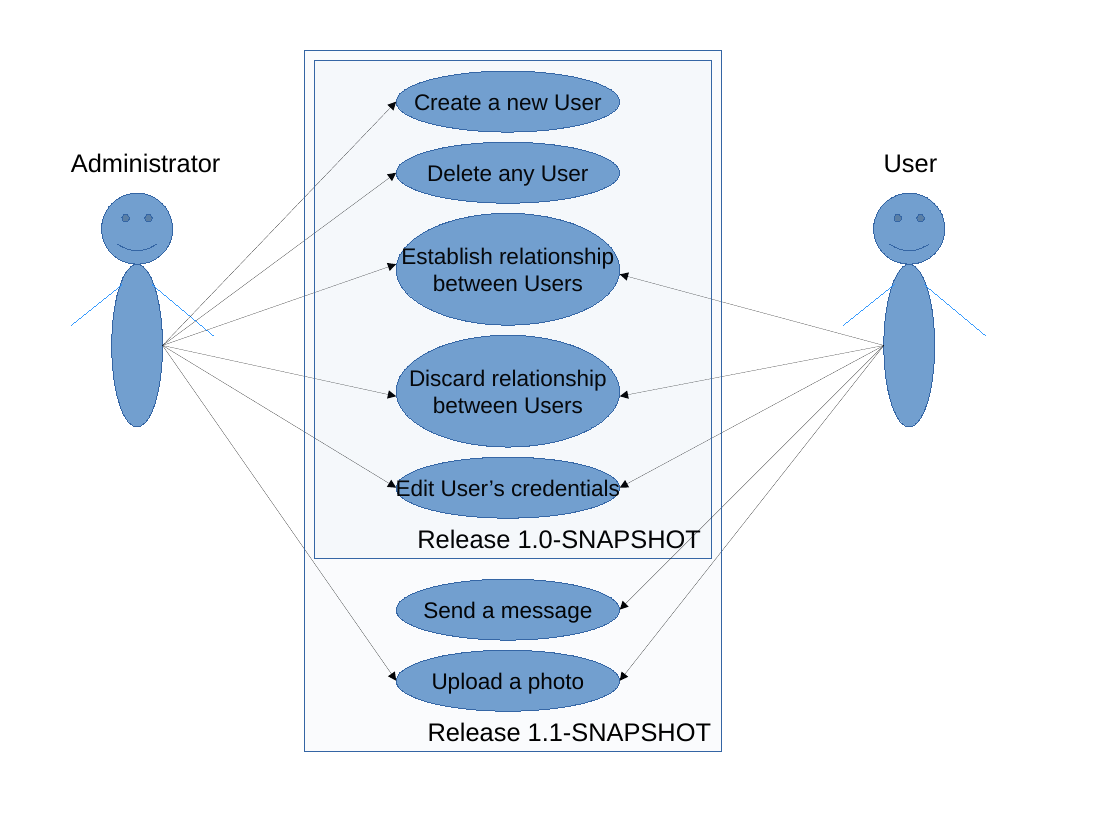
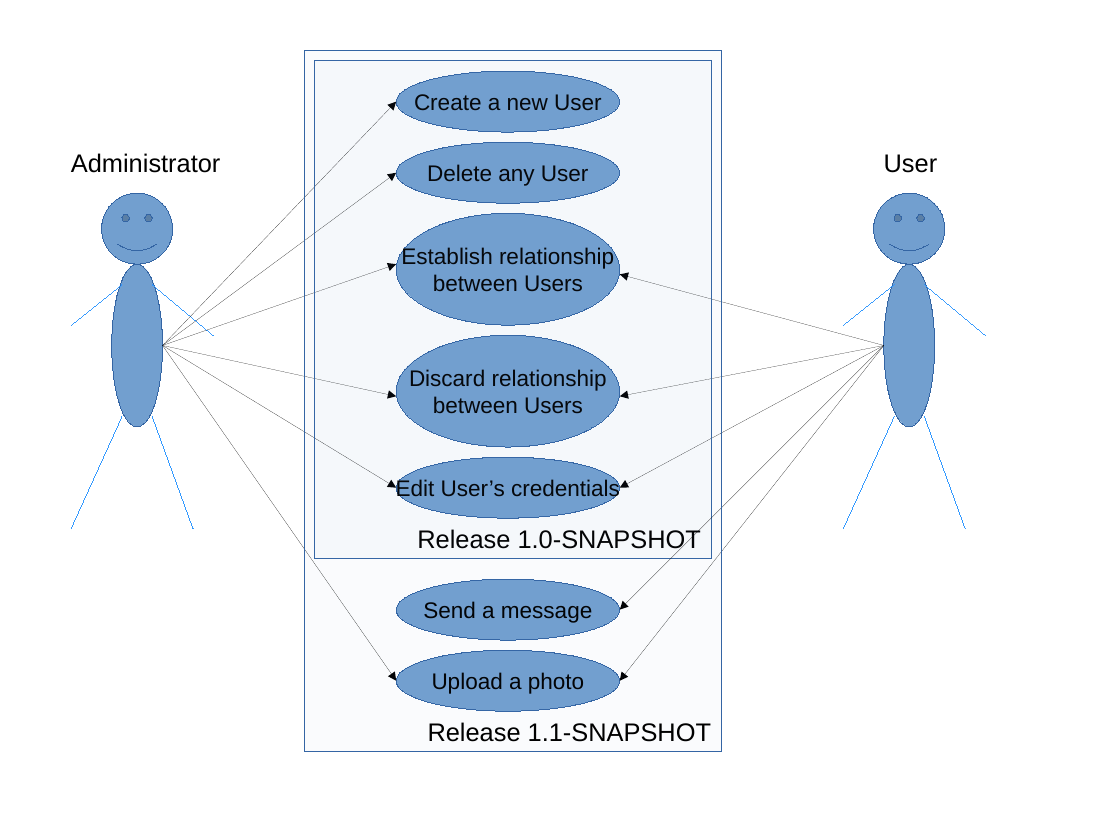
Before and after one commit to Brest-Java-Course-2015/Alejano-Borhez-Social, a slide deck: slide 1 of documentation/Use cases diagram.odp. Drawn at 1120x840 pixels with LibreOffice and Linux fonts; fonts in the diff are those of the drawing. Boxes give left, top, right and bottom in pixels: in the first picture for what was removed or moved away, otherwise in the second. Text is boxed around its words. In the diff, an @@ line names an element or a change of style, - is before the commit and + after.

```diff
--- a/documentation/Use cases diagram.odp
+++ b/documentation/Use cases diagram.odp
@@ line added from (122, 417) to (71, 528), #3399FF 0 pt @@
@@ line added from (152, 417) to (193, 528), #3399FF 0 pt @@
@@ line added from (894, 417) to (844, 528), #3399FF 0 pt @@
@@ line added from (925, 417) to (966, 528), #3399FF 0 pt @@
```
Also in this commit, not shown: 4 other files.
